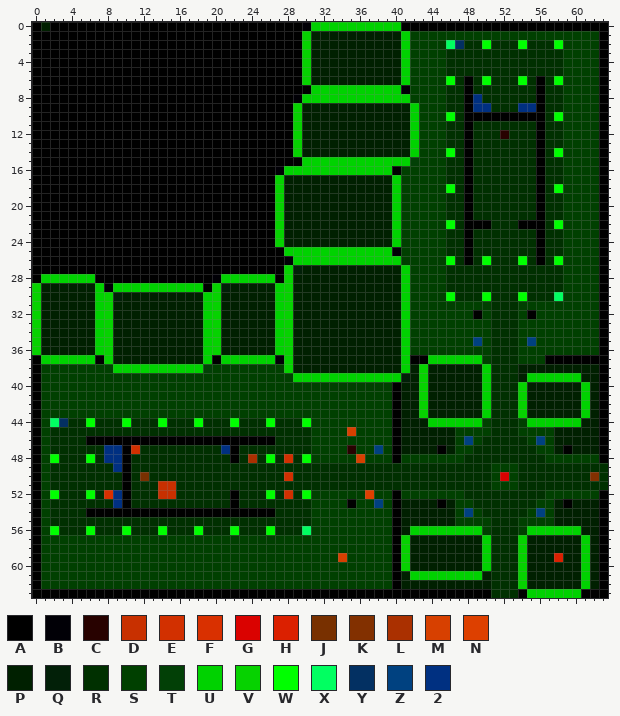
Edited in one commit: pixel-art sprite (resources/levels/level_1.png). Above is the file before it was changed.
The file is 64x64 pixels. Colours within 5 levels of each other are drawn and written as one.
Palette (. is transparent): A #000000  B #010006  C #280200  D #c83000  E #d23000  F #d93000  G #da0200  H #db2000  J #783000  K #823000  L #aa3000  M #d74000  N #dd4000  P #002000  Q #022008  R #003000  S #004000  T #024006  U #00d200  V #06d200  W #00ff00  X #01ff61  Y #033062  Z #004180  2 #003081
Now the later version:
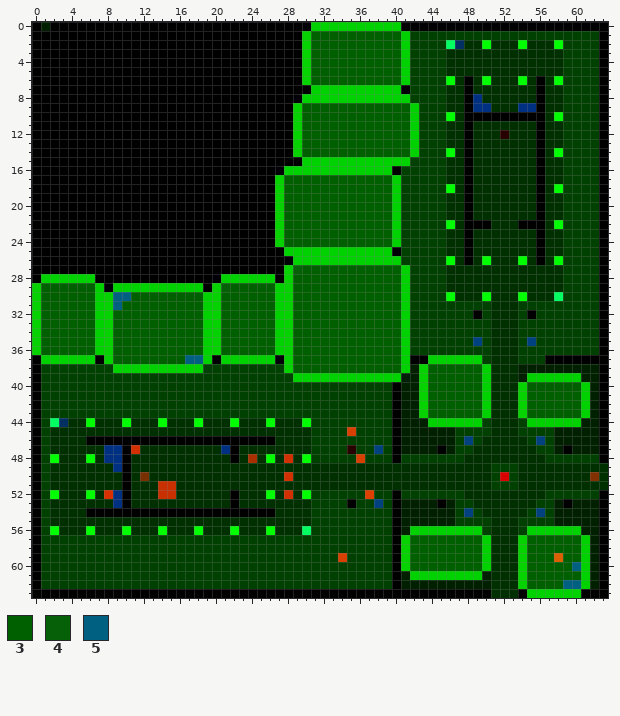
Colours new in this view: 3 #006000  4 #056007  5 #006081
Changes in this commit:
colour H: #db2000 -> #db6000
y 1..6: x 31..40 PPPPPPPPPP -> 3333333333
y 9..14: x 30..41 PPPPPPPPPPPP -> 333333333333
y 17..24: x 28..39 PPPPPPPPPPPP -> 333333333333
y 27: x 29..40 QPPPPPPPPPPP -> 433333333333
y 28: x 29..40 PPPPPPPPPPPP -> 333333333333
y 29: x 1..6 PPPPPP -> 333333; x 21..26 QPPPPP -> 433333; x 29..40 PPPPPPPPPPPP -> 333333333333
y 30: x 1..6 PPPPPP -> 333333; x 9..18 QPPPPPPPPP -> 5533333333; x 21..26 PPPPPP -> 333333; x 29..40 PPPPPPPPPPPP -> 333333333333
y 31: x 1..6 PPPPPP -> 333333; x 9..18 PPPPPPPPPP -> 5333333333; x 21..26 PPPPPP -> 333333; x 29..40 PPPPPPPPPPPP -> 333333333333
y 32..36: x 1..6 PPPPPP -> 333333; x 9..18 PPPPPPPPPP -> 3333333333; x 21..26 PPPPPP -> 333333; x 29..40 PPPPPPPPPPPP -> 333333333333
y 37: x 9..18 PPPPPPPPPP -> 3333333355; x 29..40 PPPPPPPPPPPP -> 333333333333
y 38: x 29..40 PPPPPPPPPPPP -> 333333333333; x 44..49 PPPPPP -> 333333
y 39: x 44..49 PPPPPP -> 333333
y 40..43: x 44..49 PPPPPP -> 333333; x 55..60 PPPPPP -> 333333
y 57..58: x 42..49 PPPPPPPP -> 33333333; x 55..60 PPPPPP -> 333333
y 59: x 42..49 PPPPPPPP -> 33333333; x 55..57 PPP -> 333; x 59..60 PP -> 33
y 60: x 42..49 PPPPPPPP -> 33333333; x 55..60 PPPPPP -> 333335
y 61: x 55..60 PPPPPP -> 333333
y 62: x 55..60 PPPPPP -> 333355
